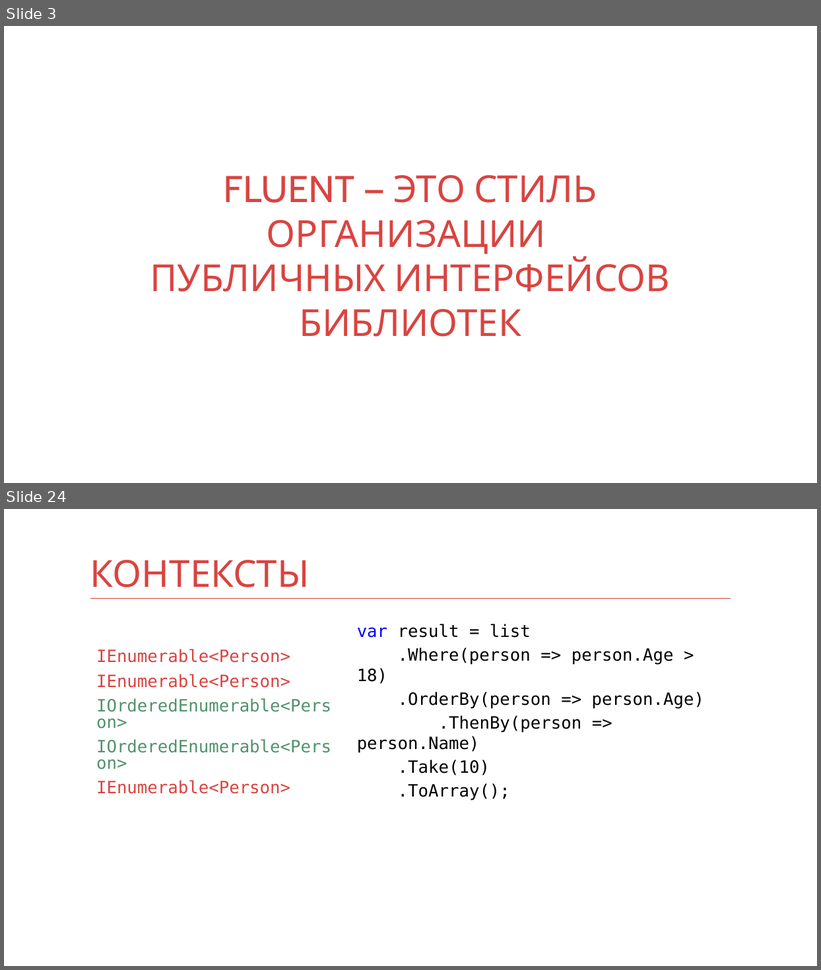
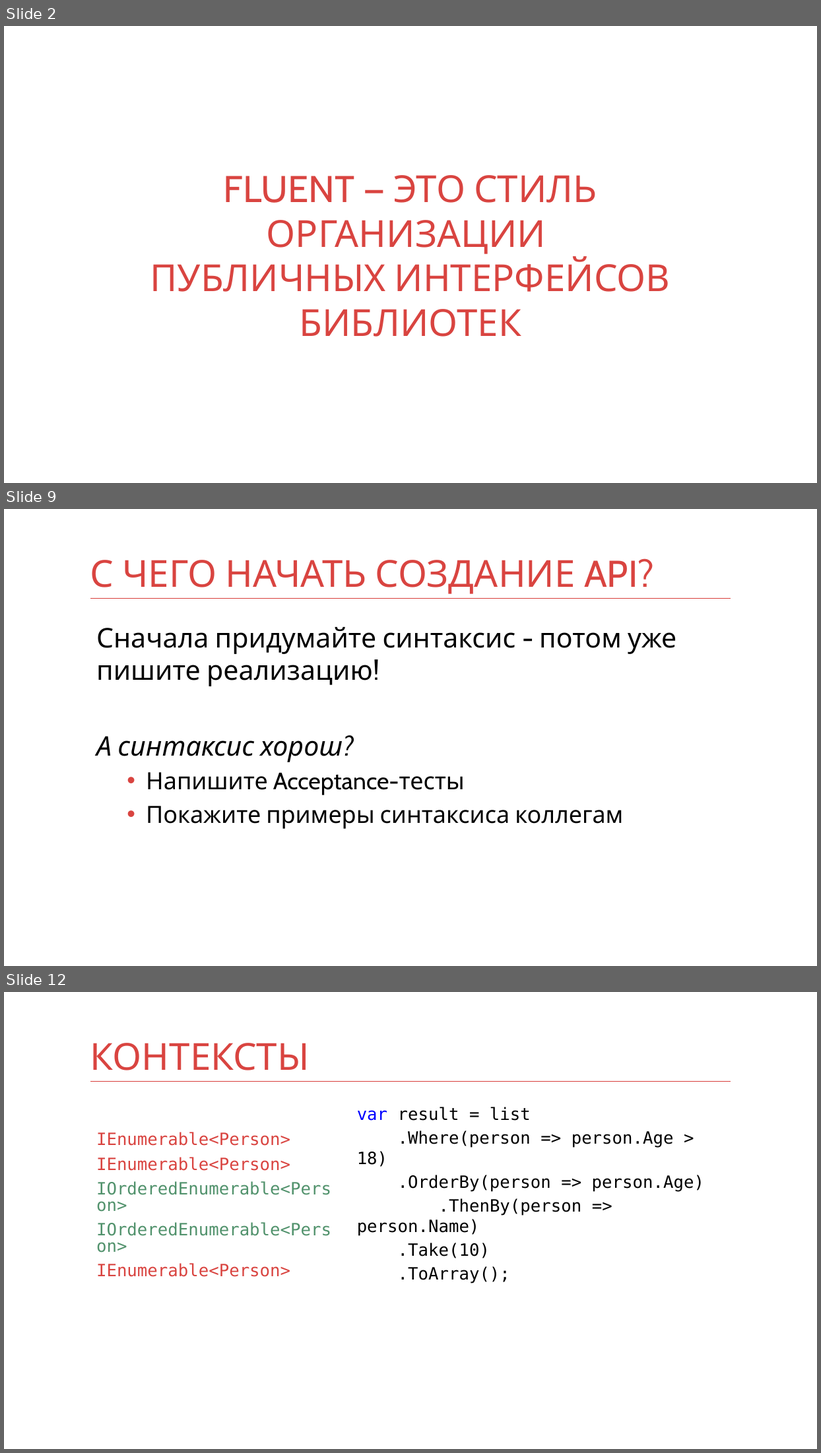
Before and after one commit to kontur-courses/fluent-api, a slide deck: fluent-api.pptx. Shown one above the other, each under a label of ours: slides 3 and 24 before the commit, slides 2, 9 and 12 after it; the slides between them are not shown. The pictures are 821x970 and 821x1453 pixels, drawn with LibreOffice and Linux fonts; fonts in the diff are those of the drawing. Boxes give left, top, right and bottom in pixels: in the first picture for what was removed or moved away, otherwise in the second. Text is boxed around its words. In the diff, an @@ line names an element or a change of style, - is before the commit and + after.

```diff
--- a/fluent-api.pptx
+++ b/fluent-api.pptx
@@ slide 9 added at (x1=4, y1=509, x2=817, y2=966), background #FFFFFF; not listed: 1 template element that a slide beside it also shows @@
@@ title added at (x1=90, y1=559, x2=654, y2=594), 44 pt, text #D94440 @@
+С ЧЕГО НАЧАТЬ СОЗДАНИЕ API?
@@ text added at (x1=96, y1=627, x2=677, y2=829), 32 pt, text #000000 @@
+Сначала придумайте синтаксис - потом уже пишите реализацию!
+А синтаксис хорош?
+  • Напишите Acceptance-тесты
+  • Покажите примеры синтаксиса коллегам
@@ what was slide 3 is now slide 2 @@
@@ what was slide 24 is now slide 12 @@
```
Also in this commit, not shown: 9 slides changed, 4 other slides added, 18 slides removed, 1 other file.
